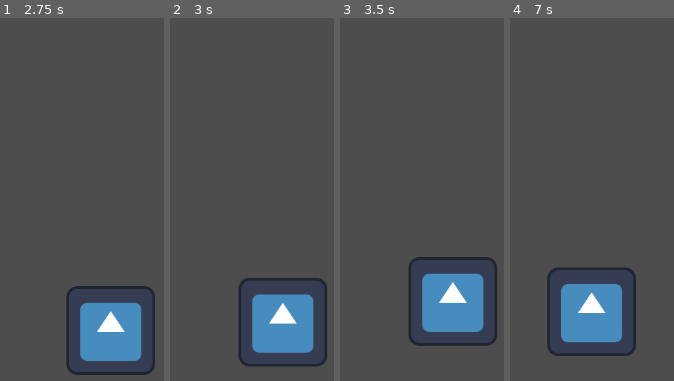
Above: before the commit, frames 1-4 (left to right).
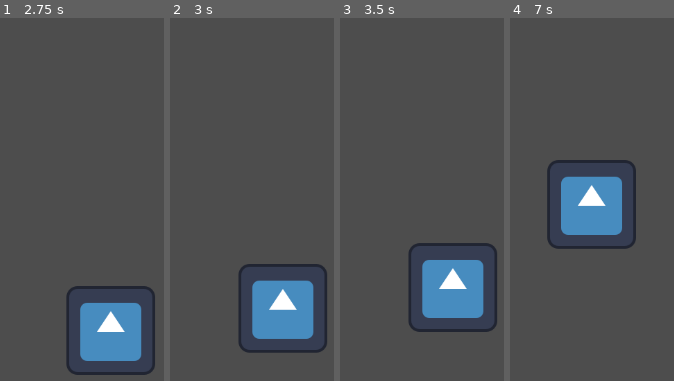
Above: after the commit, the same moments.

Repository: samuelpelegrino05-beep/2D-Game-Project
Game: Godot game, scene res://Scene1.tscn
Same seed, same stepped clock (60 frames per second), same inputs: the game is played once before the commit and once after it. The engine's default icon, where the game draws it, is replaced by a stand-in: a white triangle on a blue panel in a dark square.
Inputs:
- Up to frame 1 (2.75 s): tap Enter at 0.5 s; hold D (Right) 0.53-1.28 s; hold Shift (Dash) 0.53-1.28 s; hold S (Down) 1.28-2.03 s; tap Shift (Dash) at 1.35 s; hold D (Right) from 2.03 s (still down); hold Shift (Dash) from 2.03 s (still down)
- Up to frame 2 (3 s): release D (Right) at 2.78 s; release Shift (Dash) at 2.78 s; hold W (Up) from 2.78 s (still down); tap Shift (Dash) at 2.85 s
- Up to frame 3 (3.5 s): keep holding W (Up)
- Up to frame 4 (7 s): release W (Up) at 3.53 s; hold Shift (Dash) 3.53-4.28 s; hold A (Left) 3.53-5.03 s; tap Shift (Dash) at 4.35, 5.85 s; hold S (Down) 5.03-5.78 s; hold Shift (Dash) 5.03-5.78 s; hold D (Right) 5.78-6.53 s; hold W (Up) from 6.53 s (still down); hold Shift (Dash) from 6.53 s (still down)

Frame 1 is identical in both runs. In frame 2, 5.5% of the frame differs, in the area x 42-96%, y 67-96%; in frame 3, 5.5%; in frame 4, 15%, in the area x 22-77%, y 39-94%.

Commit message:
Updated player_sprite.gd such that the cutscene() and dash() functions work
I was able to make functions cutscene() and dash() work by inserting them into the main process function so that they are able to be called on every frame.

Diff:
--- a/2d-game-project-movement-model/player_sprite.gd
+++ b/2d-game-project-movement-model/player_sprite.gd
@@ -18,13 +18,15 @@
 			position.x += 1 + speed
 	if Input.is_action_pressed("Left") and is_moving:
 			position.x -= 1 + speed
+	cutscene()
+	dash()
 
-	#this stops the player from being able to move in certain scenarios where we went them not to be able to move
-func _cutscene():
+	#this stops the player from being able to move in certain scenarios where we went them not to be able to movee
+func cutscene():
 	if in_cutscene:
 		is_moving = false
 
-func _dash():
+func dash():
 	if Input.is_action_pressed("Dash") and Input.is_action_pressed("Up") and is_moving:
 		position.y -= 5
 		print(Input.is_action_just_pressed("Dash"))
